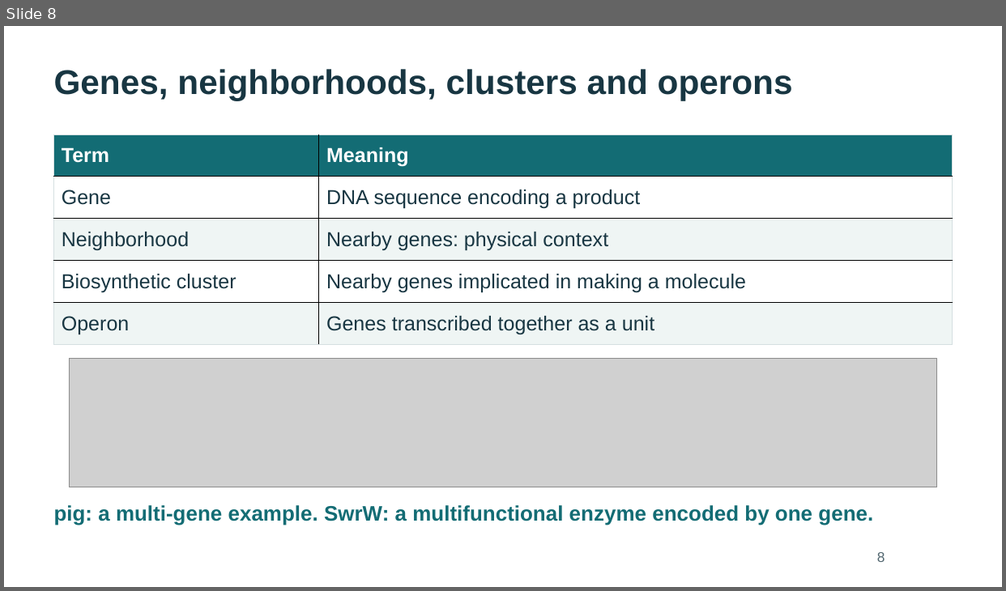
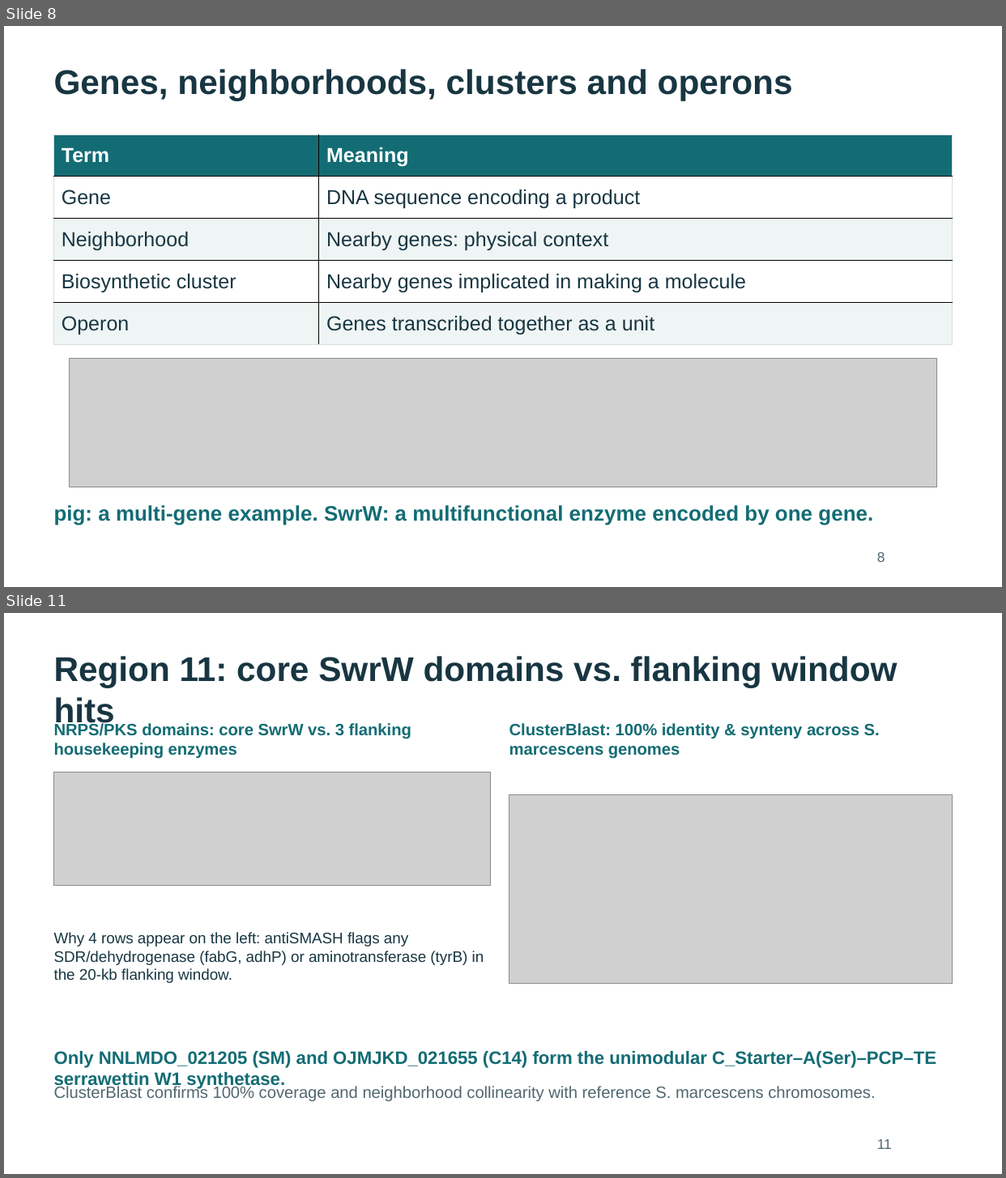
Before and after one commit to WhyAdr/sm-manu, a slide deck: explainer/NMZ-Serratia-genomics-explainer-2026-10-20.pptx. Shown one above the other, each under a label of ours: slide 8 before the commit, slides 8 and 11 after it; the slides between them are not shown. The pictures are 1006x591 and 1006x1178 pixels, drawn with LibreOffice and Linux fonts; fonts in the diff are those of the drawing; grey boxes stand for pictures. Boxes give left, top, right and bottom in pixels: in the first picture for what was removed or moved away, otherwise in the second. Text is boxed around its words. In the diff, an @@ line names an element or a change of style, - is before the commit and + after.

```diff
--- a/explainer/NMZ-Serratia-genomics-explainer-2026-10-20.pptx
+++ b/explainer/NMZ-Serratia-genomics-explainer-2026-10-20.pptx
@@ slide 11 added at [4, 613, 1002, 1174], background #FFFFFF @@
@@ text added at [54, 656, 897, 729], 33 pt, text #183642, bold @@
+Region 11: core SwrW domains vs. flanking window hits
@@ text added at [54, 722, 411, 759], 15.8 pt, text #136C74, bold @@
+NRPS/PKS domains: core SwrW vs. 3 flanking housekeeping enzymes
@@ text added at [509, 723, 880, 759], 15.8 pt, text #136C74, bold @@
+ClusterBlast: 100% identity & synteny across S. marcescens genomes
@@ picture added at [54, 773, 491, 885] @@
@@ picture added at [509, 795, 953, 983] @@
@@ text added at [54, 932, 484, 983], 14.6 pt, text #183642 @@
+Why 4 rows appear on the left: antiSMASH flags any SDR/dehydrogenase (fabG, adhP) or aminotransferase (tyrB) in the 20-kb flanking window.
@@ text added at [54, 1051, 936, 1090], 17.2 pt, text #136C74, bold @@
+Only NNLMDO_021205 (SM) and OJMJKD_021655 (C14) form the unimodular C_Starter–A(Ser)–PCP–TE serrawettin W1 synthetase.
@@ text added at [54, 1085, 875, 1101], 15.8 pt, text #526770 @@
+ClusterBlast confirms 100% coverage and neighborhood collinearity with reference S. marcescens chromosomes.
@@ text added at [877, 1139, 892, 1149], 13.5 pt, text #526770 @@
+11
```
Also in this commit, not shown: 16 slides changed, 8 other slides added, 3 slides removed, 9 other files.
